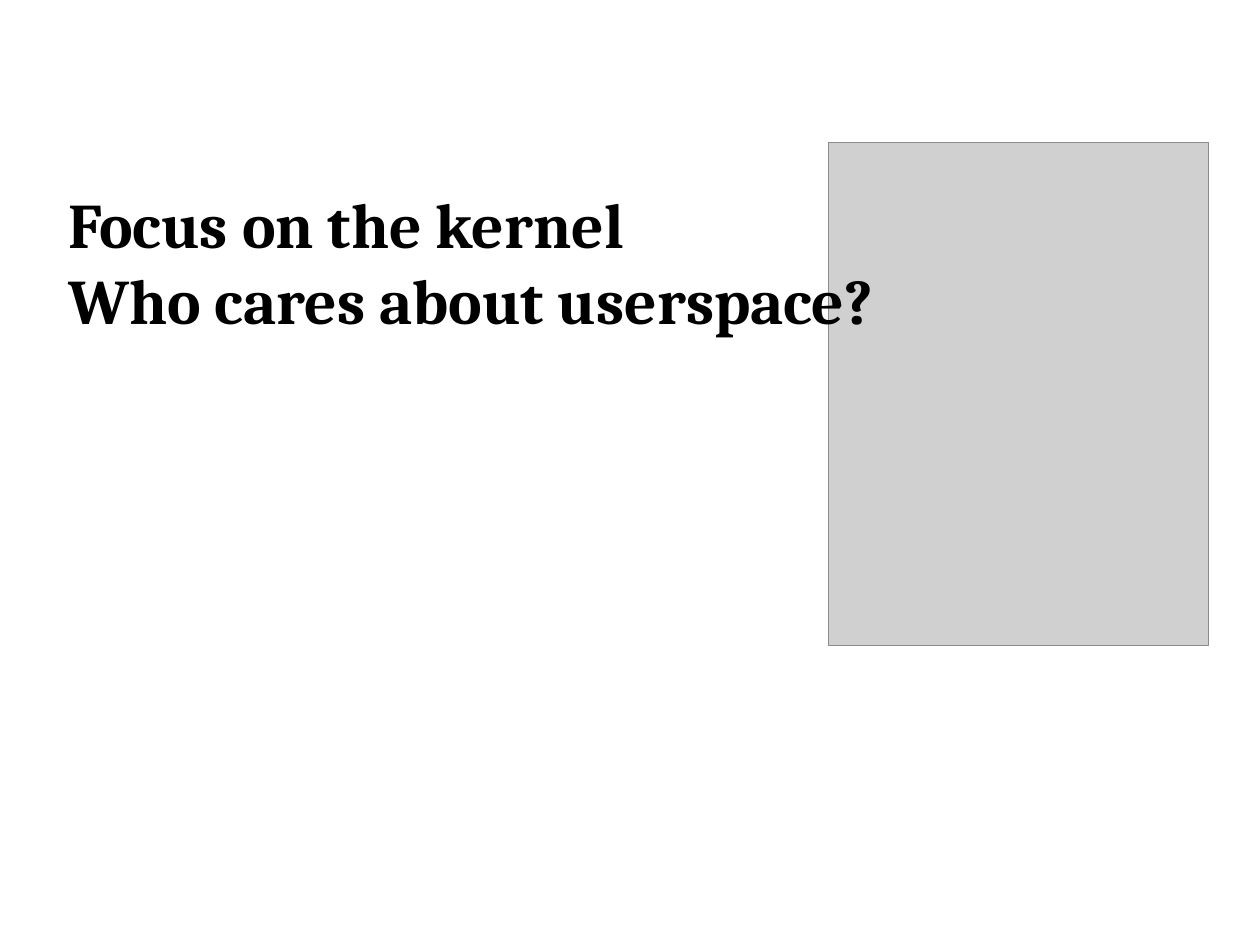
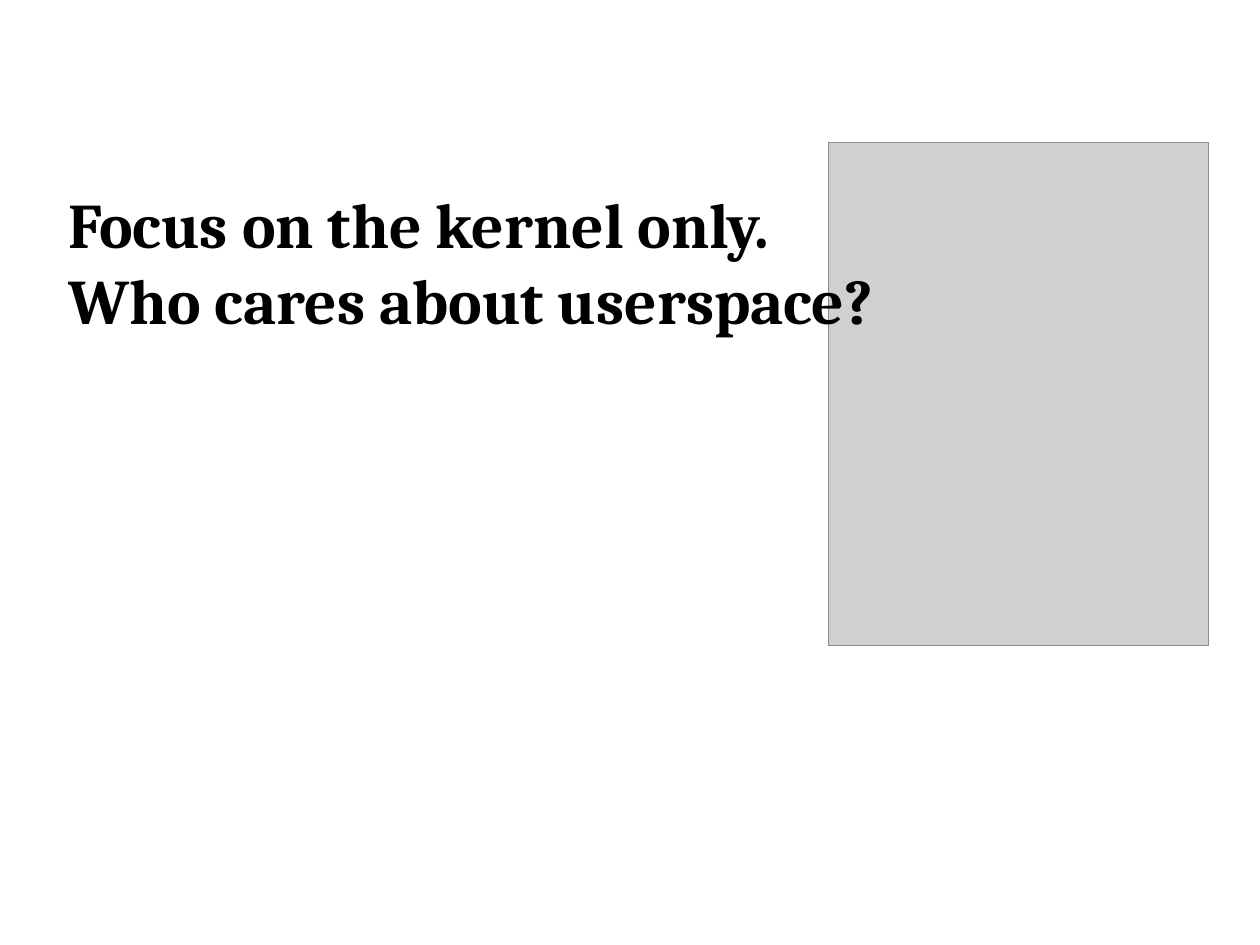
Before and after one commit to gregkh/android-presentation, a slide deck: slide 3 of android-kernel.odp. Drawn at 1260x945 pixels with LibreOffice and Linux fonts; fonts in the diff are those of the drawing; grey boxes stand for pictures. Boxes give left, top, right and bottom in pixels: in the first picture for what was removed or moved away, otherwise in the second. Text is boxed around its words. In the diff, an @@ line names an element or a change of style, - is before the commit and + after.

```diff
--- a/android-kernel.odp
+++ b/android-kernel.odp
@@ text at (68,203,770,262): text changed @@
-Focus on the kernel
+Focus on the kernel only.
```
Also in this commit, not shown: 3 slides added, 1 slide removed, 1 other file.
